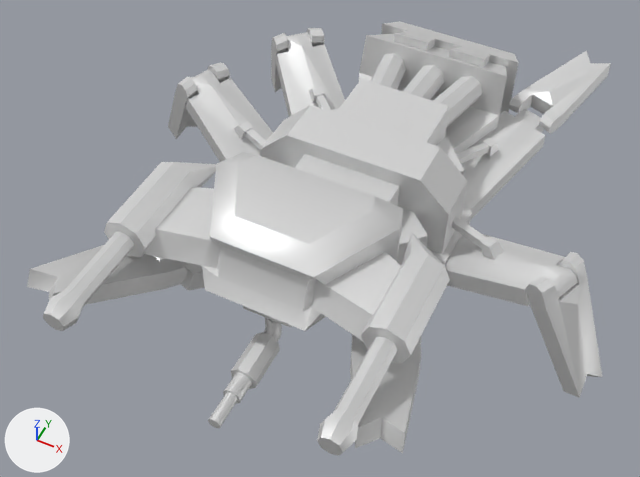
Two versions of the glTF model glb/corthermite.glb, one commit apart.
Camera for both pictures: a 50 mm lens placed at (38.9, -92.5, 121.3), pointed at (-3.9, -6.9, 14.3). The axes (+X, +Y, +Z) are drawn at lower left. The lights are the same throughout. The first picture is the older version.

Script lines for the objects in view, before the commit:
```python
ob_body = bpy.data.objects.new('body', me_body)
ob_body.location = (0.0, 0.0, 20.7)
ob_leg2a = bpy.data.objects.new('leg2a', me_leg2a)
ob_leg2a.parent = ob_body
ob_leg2a.location = (14.0, 0.0, -7.0)
ob_leg2a.rotation_euler = (0.0, -0.349, -0.393)  # degrees (0, -20, -23)
ob_leg3a = bpy.data.objects.new('leg3a', me_leg3a)
ob_leg3a.parent = ob_body
ob_leg3a.location = (10.0, 10.0, 1.0)
ob_leg3a.rotation_euler = (0.0, 0.0, 1.222)  # degrees (0, 0, 70)
ob_leg3b = bpy.data.objects.new('leg3b', me_leg3b)
ob_leg3b.parent = ob_leg3a
ob_leg3b.location = (24.0, 0.0, -3.0)
ob_leg3b.rotation_euler = (0.0, -1.484, 0.0)  # degrees (0, -85, 0)
ob_leg4a = bpy.data.objects.new('leg4a', me_leg4a)
ob_leg4a.parent = ob_body
ob_leg4a.location = (-10.0, 10.0, -7.0)
ob_leg4a.rotation_euler = (0.0, 0.349, -0.785)  # degrees (0, 20, -45)
ob_leg5a = bpy.data.objects.new('leg5a', me_leg5a)
ob_leg5a.parent = ob_body
ob_leg5a.location = (-15.0, 0.0, -7.0)
ob_leg5a.rotation_euler = (0.0, 0.349, -0.393)  # degrees (0, 20, -23)
ob_leg6a = bpy.data.objects.new('leg6a', me_leg6a)
ob_leg6a.parent = ob_body
ob_leg6a.location = (-10.0, -10.0, -7.0)
ob_leg6a.rotation_euler = (0.0, 0.349, 1.222)  # degrees (0, 20, 70)
ob_leg6b = bpy.data.objects.new('leg6b', me_leg6b)
ob_leg6b.parent = ob_leg6a
ob_leg6b.location = (-24.0, 0.0, 5.0)
ob_leg6b.rotation_euler = (0.0, 1.484, 0.0)  # degrees (0, 85, 0)
ob_turretr = bpy.data.objects.new('turretr', me_turretr)
ob_turretr.parent = ob_aimy1
ob_turretr.location = (0.0, 0.51, -6.75)
# also in view: 'leg4b' at (-26.6, 27.4, 18.1); 'leg1b' at (18.8, -36.4, 27.9); 'leg2b' at (37.0, -8.8, 18.2); 'leg5b' at (-37.2, 8.5, 17.9); 'barrel1' at (-18.2, -41.6, 35.0)
```
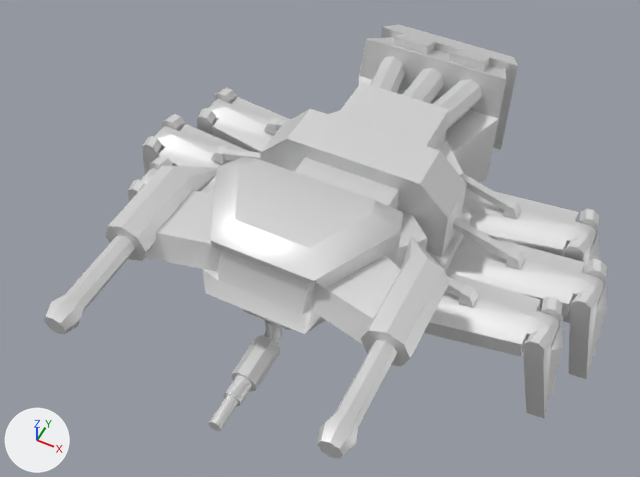
Where the change shows, as pixel boxes (x1, y1, x2, y2) in the pictures (640 x 477 px):
'head', moved: before (104, 153, 450, 363); after (105, 157, 449, 367)
'body', moved: before (243, 21, 519, 327); after (243, 25, 518, 330)
'leg3a', moved, turned: before (456, 109, 545, 219); after (463, 174, 596, 257)
'leg2a', moved, turned: before (445, 216, 578, 306); after (446, 218, 604, 316)
'leg1b', moved, turned: before (350, 339, 421, 453); after (523, 297, 563, 418)
'leg2b', moved, turned: before (526, 252, 602, 398); after (569, 259, 607, 379)
'leg5a', moved, turned: before (185, 70, 273, 162); after (154, 124, 261, 183)
'leg1a', moved, turned (mostly hidden before): before (351, 334, 422, 350); after (424, 271, 559, 357)
'leg4a', moved, turned: before (275, 32, 345, 117); after (208, 97, 291, 153)
'leg6b', moved, turned: before (27, 245, 188, 305); after (128, 155, 173, 259)
'leg3b', moved, turned: before (508, 50, 611, 134); after (563, 209, 599, 323)
'barrel2', moved: before (317, 337, 397, 456); after (317, 340, 397, 459)
'barrel1', moved: before (43, 232, 134, 331); after (44, 235, 135, 334)
'turretr', moved: before (231, 318, 282, 389); after (231, 321, 282, 392)
'leg5b', moved, turned: before (168, 62, 230, 139); after (143, 114, 185, 174)
'leg4b', moved, turned: before (271, 28, 325, 92); after (197, 87, 237, 135)
'leg6a', moved, turned: before (154, 256, 205, 290); after (141, 168, 215, 192)
'barrelr', moved: before (208, 392, 238, 428); after (209, 395, 238, 431)
'borer', moved: before (223, 373, 252, 403); after (224, 376, 252, 406)

What the commit changed:
Object 'body' (ob_body) moves from (0.0, 0.0, 20.7) to (0.0, 0.0, 20.0).
Object 'leg3a' (ob_leg3a) turns from (0, 0, 70) to (0, 0, 0) degrees about x, y and z.
Object 'leg3b' (ob_leg3b) turns from (0, -85, 0) to (0, 0, 0) degrees about x, y and z.
Object 'leg4a' (ob_leg4a) turns from (0, 20, -45) to (0, 0, 0) degrees about x, y and z.
Object 'leg6a' (ob_leg6a) turns from (0, 20, 70) to (0, 0, 0) degrees about x, y and z.
Object 'leg6b' (ob_leg6b) turns from (0, 85, 0) to (0, 0, 0) degrees about x, y and z.
Object 'leg2a' (ob_leg2a) turns from (0, -20, -23) to (0, 0, 0) degrees about x, y and z.
Object 'leg5a' (ob_leg5a) turns from (0, 20, -23) to (0, 0, 0) degrees about x, y and z.
Object 'leg1a' (ob_leg1a) turns from (0, -20, -70) to (0, 0, 0) degrees about x, y and z.
Object 'leg1b' (ob_leg1b) turns from (0, -85, 0) to (0, 0, 0) degrees about x, y and z.
